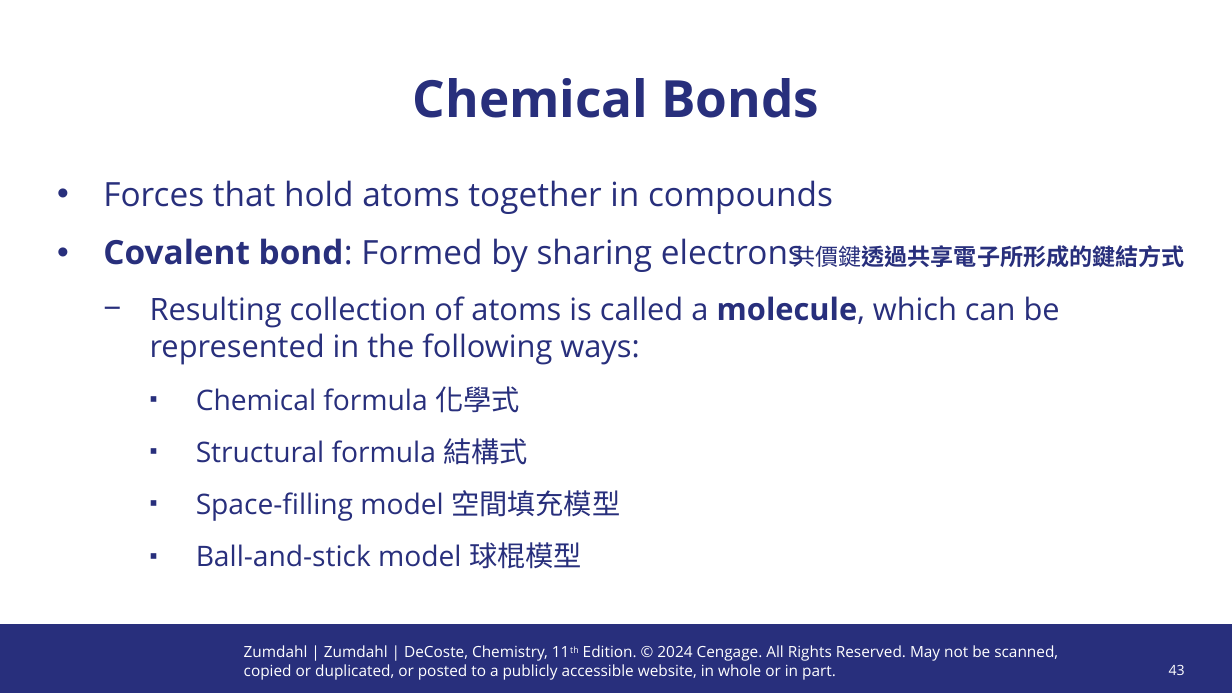
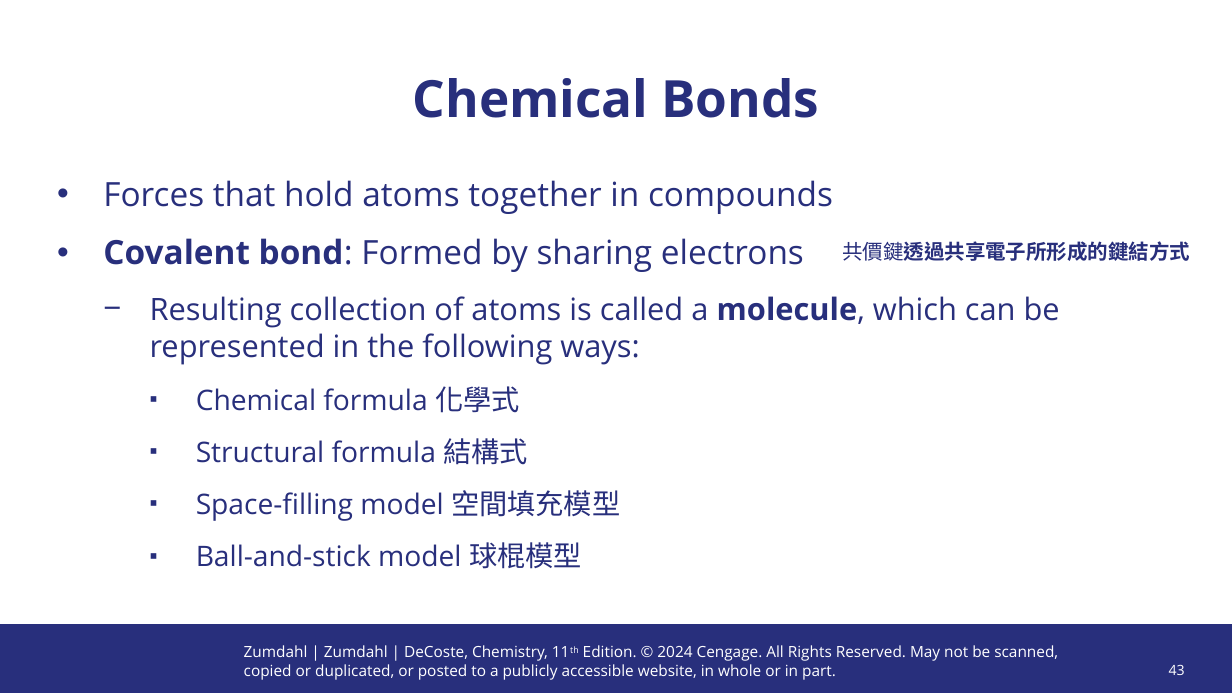
Before and after one commit to XUP45P3/NTUT, a slide deck: slide 43 of 化學（一）/化學-CH2.ppt. Drawn at 1232x693 pixels with LibreOffice and Linux fonts; fonts in the diff are those of the drawing; background and template pictures are left out. Boxes give left, top, right and bottom in pixels: in the first picture for what was removed or moved away, otherwise in the second. Text is boxed around its words. In the diff, an @@ line names an element or a change of style, - is before the commit and + after.

```diff
--- a/化學（一）/化學-CH2.ppt
+++ b/化學（一）/化學-CH2.ppt
@@ text "共價鍵透過共享電子所形成的鍵結方式": place and size @@
-text "共價鍵透過共享電子所形成的鍵結方式" at [792, 245, 1185, 267]
+text "共價鍵透過共享電子所形成的鍵結方式" at [842, 241, 1190, 261]
@@ text "共價鍵透過共享電子所形成的鍵結方式" at [842, 241, 1190, 261]: size 18 to 16 pt @@
```
Also in this commit, not shown: 11 other slides changed, 10 other files.
